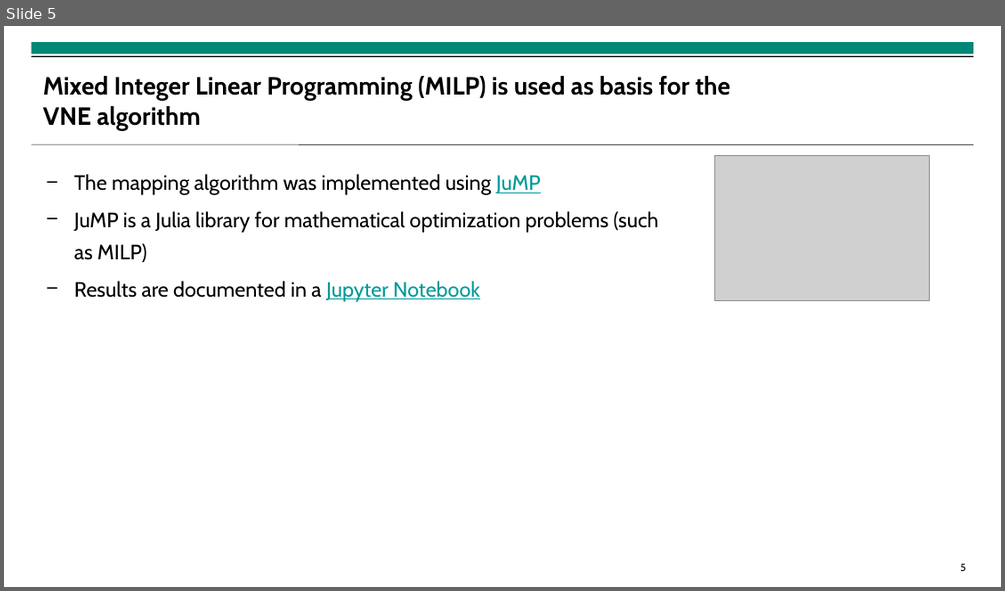
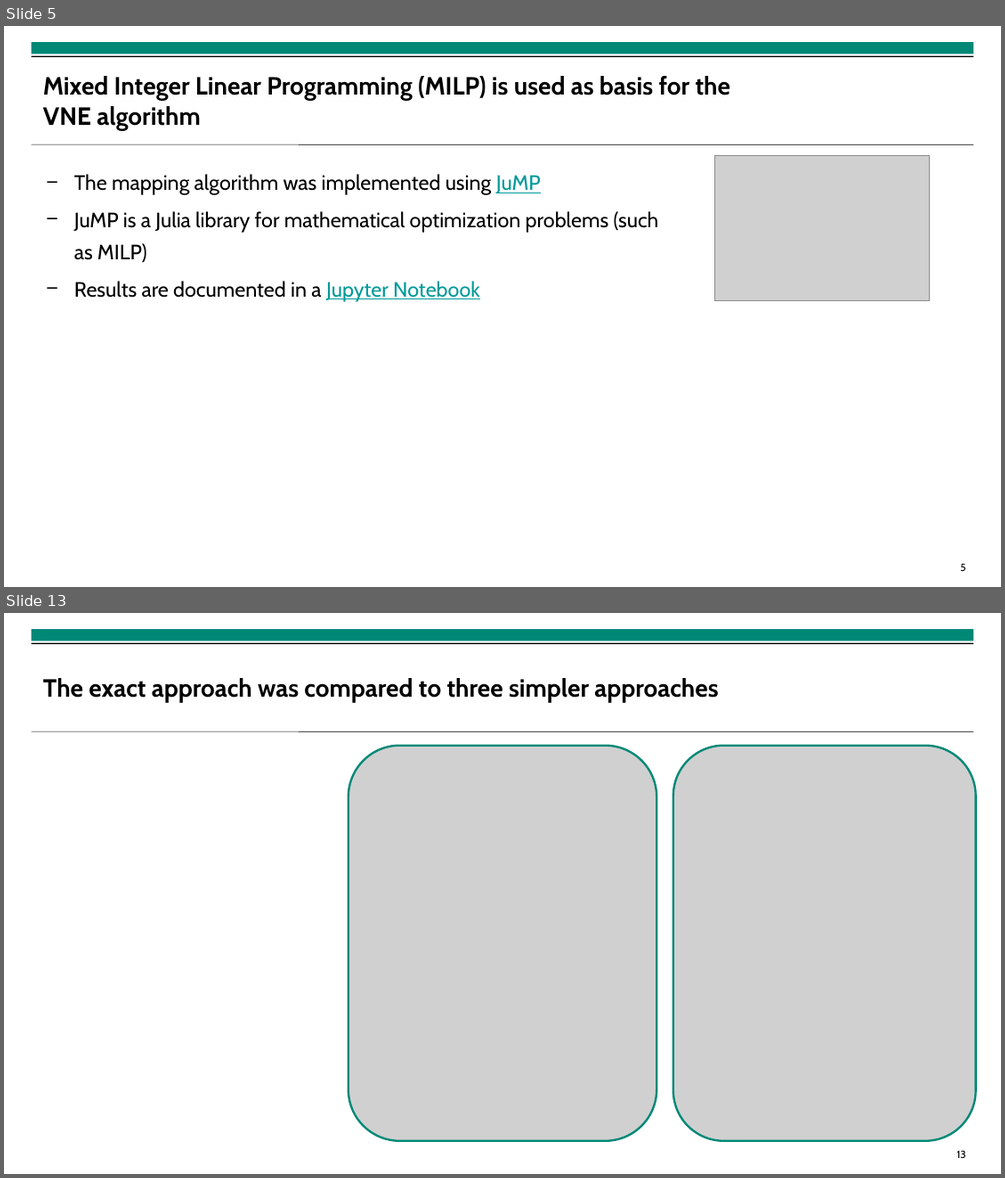
Before and after one commit to isabella-grieser/VNR-optimization-for-VPP, a slide deck: presentation/VPP_Presentation_EINS.pptx. Shown one above the other, each under a label of ours: slide 5 before the commit, slides 5 and 13 after it; the slides between them are not shown. The pictures are 1005x591 and 1005x1178 pixels, drawn with LibreOffice and Linux fonts; fonts in the diff are those of the drawing; grey boxes stand for pictures; background and template pictures are left out. Boxes give left, top, right and bottom in pixels: in the first picture for what was removed or moved away, otherwise in the second. Text is boxed around its words. In the diff, an @@ line names an element or a change of style, - is before the commit and + after.

```diff
--- a/presentation/VPP_Presentation_EINS.pptx
+++ b/presentation/VPP_Presentation_EINS.pptx
@@ slide 13 added at (x1=4, y1=613, x2=1001, y2=1174), background #FFFFFF; not listed: 4 template elements that a slide beside it also shows @@
@@ title added at (x1=43, y1=678, x2=718, y2=703), 24 pt, text #000000, bold @@
+The exact approach was compared to three simpler approaches
@@ picture added at (x1=348, y1=746, x2=656, y2=1141) @@
@@ picture added at (x1=673, y1=746, x2=976, y2=1141) @@
```
Also in this commit, not shown: 7 slides changed, 8 other slides added, 1 slide removed, 18 other files.
